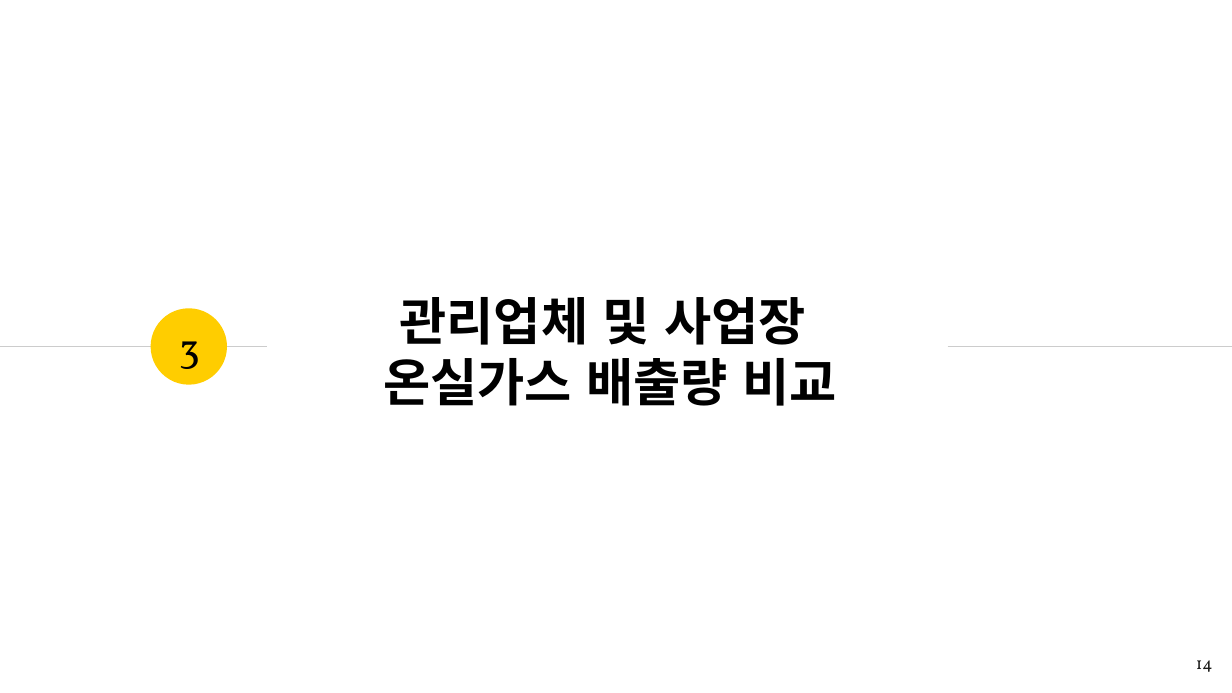
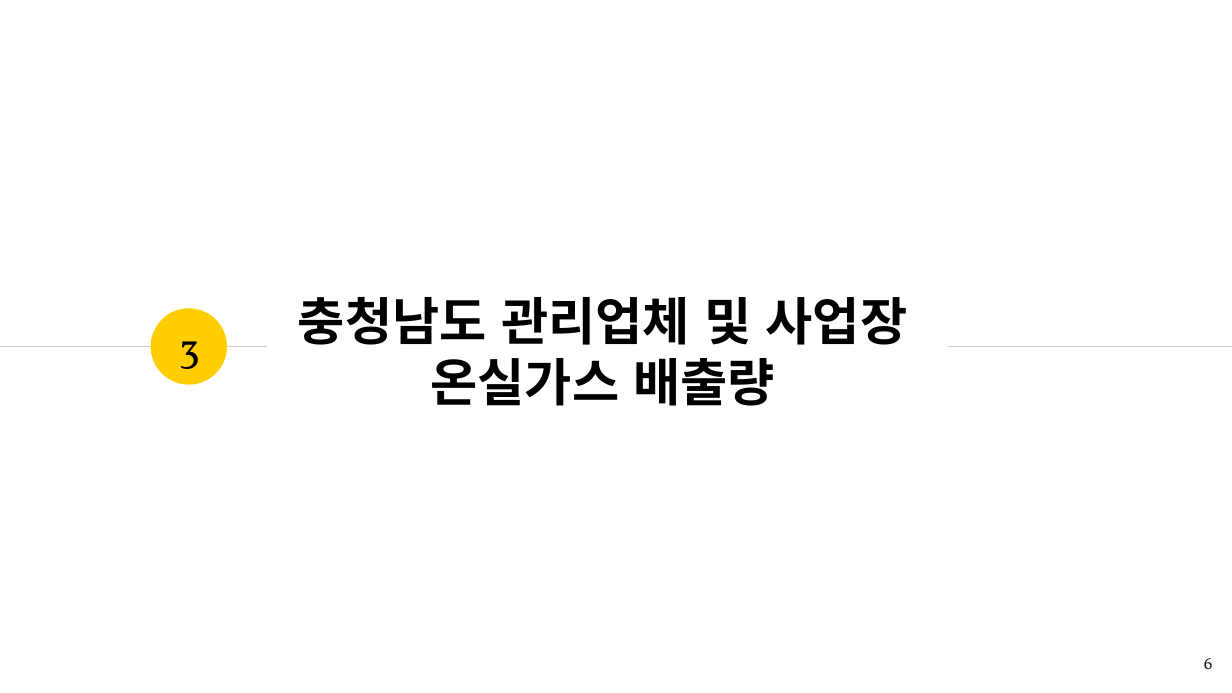
Before and after one commit to KEEMJEE/toy_Python, a slide deck: slide 6 of 토이프로젝트_Python.pptx (slide 14 before the commit). Drawn at 1232x693 pixels with LibreOffice and Linux fonts; fonts in the diff are those of the drawing. Boxes give left, top, right and bottom in pixels: in the first picture for what was removed or moved away, otherwise in the second. Text is boxed around its words. In the diff, an @@ line names an element or a change of style, - is before the commit and + after.

```diff
--- a/토이프로젝트_Python.pptx
+++ b/토이프로젝트_Python.pptx
@@ title at [298,297,908,406]: text changed @@
-관리업체 및 사업장
-온실가스 배출량 비교
+충청남도 관리업체 및 사업장
+온실가스 배출량
@@ page number at [1204,658,1213,669]: text changed @@
-14
+6
```
Also in this commit, not shown: 2 other slides changed, 8 slides removed, 1 other file.
